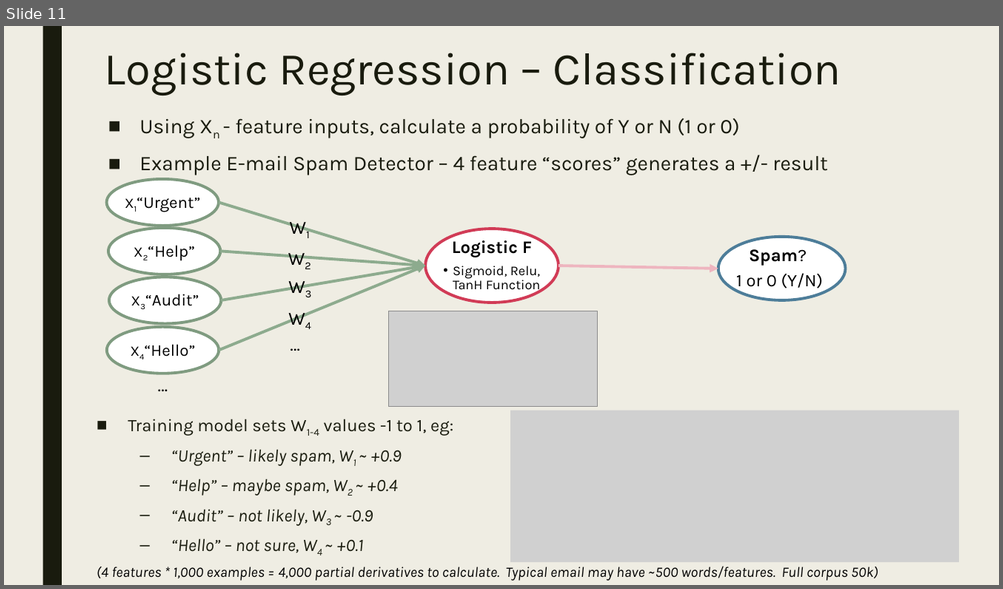
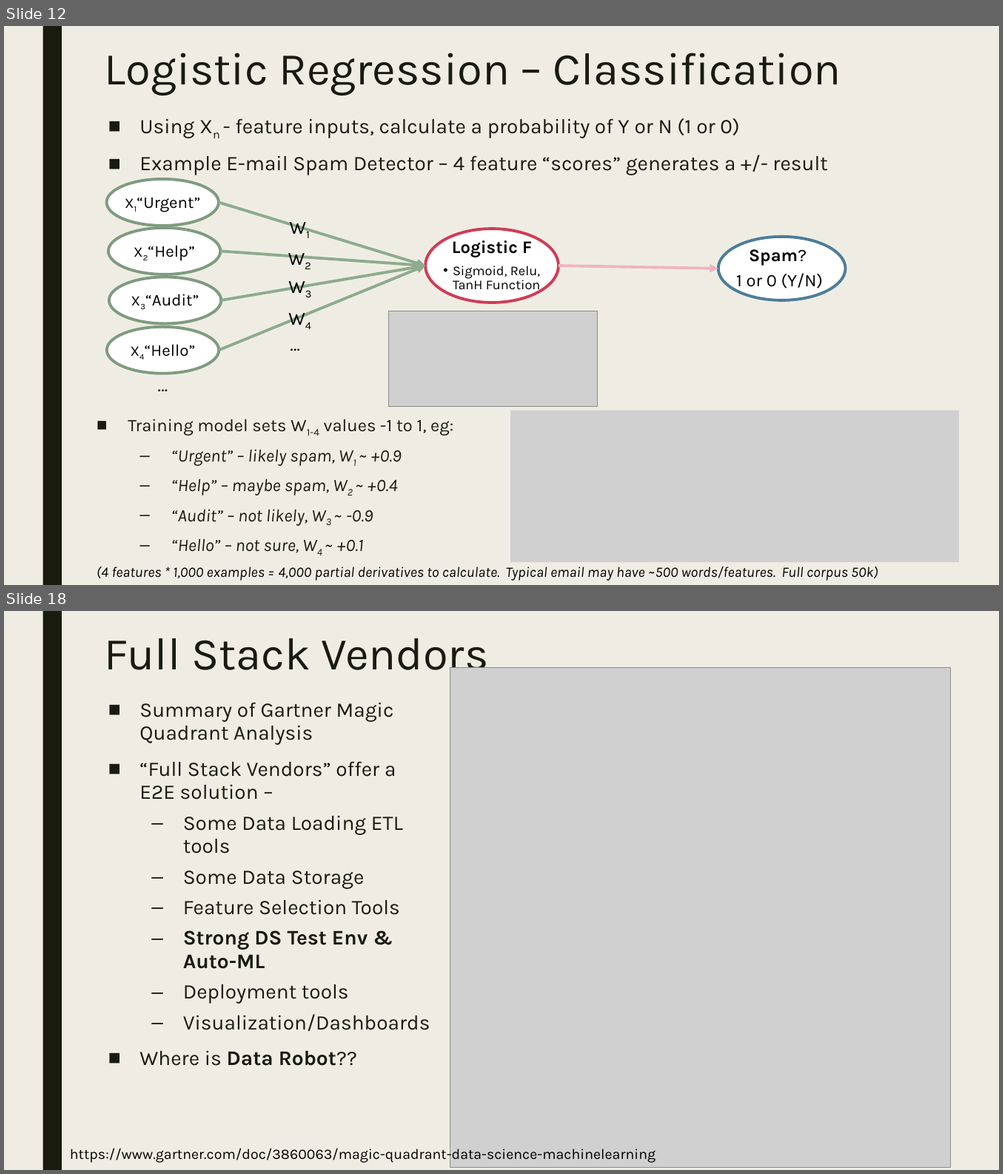
Before and after one commit to dougfoo/machineLearning, a slide deck: talks/MachineLearning101.pptx. Shown one above the other, each under a label of ours: slide 11 before the commit, slides 12 and 18 after it; the slides between them are not shown. The pictures are 1003x589 and 1003x1174 pixels, drawn with LibreOffice and Linux fonts; fonts in the diff are those of the drawing; grey boxes stand for pictures. Boxes give left, top, right and bottom in pixels: in the first picture for what was removed or moved away, otherwise in the second. Text is boxed around its words. In the diff, an @@ line names an element or a change of style, - is before the commit and + after.

```diff
--- a/talks/MachineLearning101.pptx
+++ b/talks/MachineLearning101.pptx
@@ slide 18 added at [4, 611, 999, 1170], background #EFEDE3; not listed: 1 template element that a slide beside it also shows @@
@@ title added at [105, 638, 488, 681], 44 pt, text #191B0E @@
+Full Stack Vendors
@@ picture added at [450, 668, 950, 1168] @@
@@ text added at [139, 702, 430, 1066], 20 pt, text #191B0E @@
+■ Summary of Gartner Magic Quadrant Analysis
+■ “Full Stack Vendors” offer a E2E solution –
+  – Some Data Loading ETL tools
+  – Some Data Storage
+  – Feature Selection Tools
+  – Strong DS Test Env & Auto-ML
+  – Deployment tools
+  – Visualization/Dashboards
+■ Where is Data Robot??
@@ text added at [70, 1147, 655, 1165], 14 pt, text #000000 @@
+https://www.gartner.com/doc/3860063/magic-quadrant-data-science-machinelearning
@@ what was slide 11 is now slide 12 @@
```
Also in this commit, not shown: 12 slides changed, 4 other slides added, 4 slides removed.
